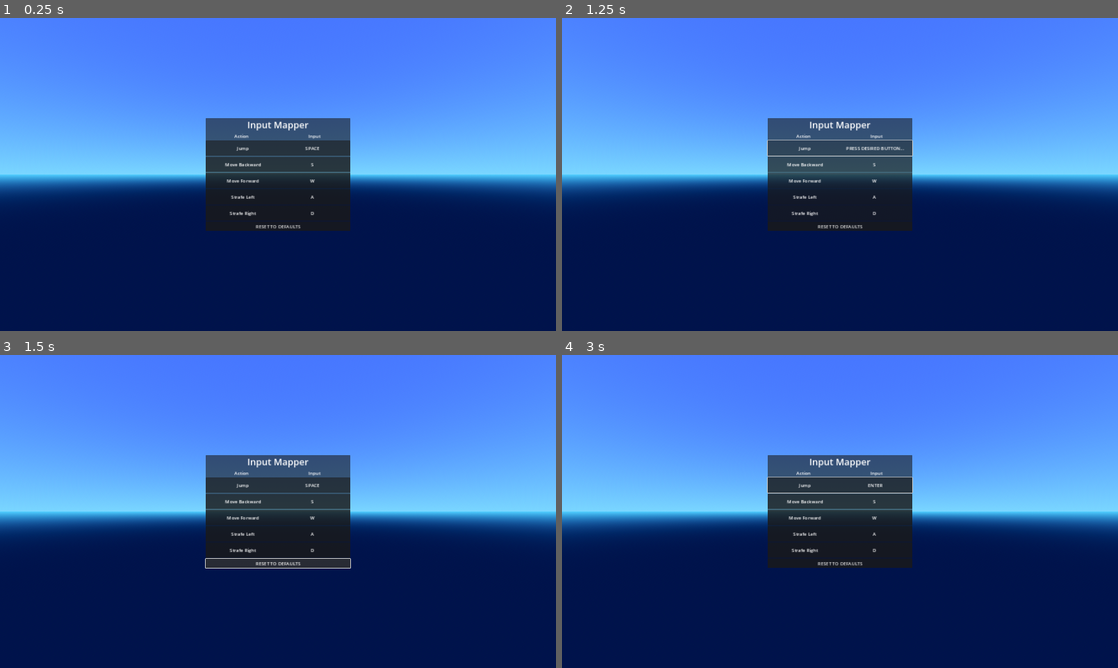
Above: before the commit, frames 1-4 (two rows, left to right).
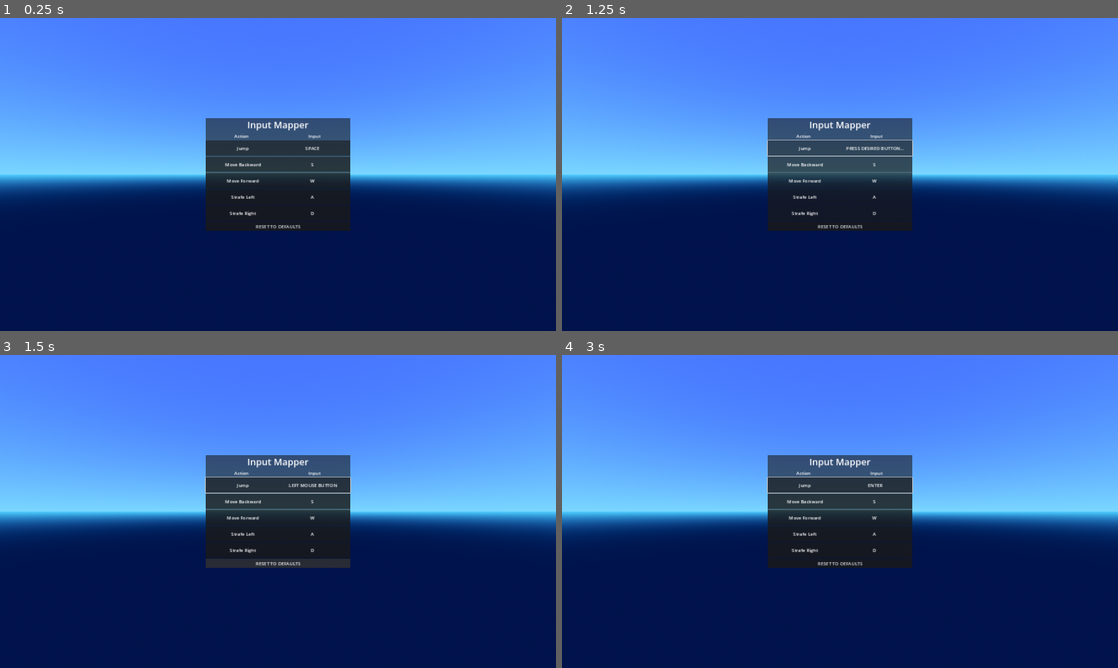
Above: after the commit, the same moments.

Repository: ditherworks/ditherworks_tools
Game: Godot game, scene res://demo/scenes/demo_world.tscn
Same seed, same stepped clock (60 frames per second), same inputs: the game is played once before the commit and once after it.
Inputs (mouse positions are in pixels of both pictures, inside the frame that each line leads up to):
- Up to frame 1 (0.25 s): no input
- Up to frame 2 (1.25 s): click (840, 149) at 0.52 s
- Up to frame 3 (1.5 s): click "RESET TO DEFAULTS" at 1.25 s
- Up to frame 4 (3 s): click (840, 486) at 2.02 s; tap Enter at 2.75 s; move the mouse to (962, 495) at 2.77 s; hold D (move_right) from 2.78 s (still down); hold 0 from 2.78 s (still down); click (962, 495) at 2.92 s

Frames 1-2 are identical in both runs. In frame 3, 0.3% of the frame differs, in the area x 36-64%, y 38-69%; in frame 4, nothing differs.

Commit message:
input mapper
- added mouse buttons to keyboard setups

Diff:
--- a/input_mapper/input_mapper_button.gd
+++ b/input_mapper/input_mapper_button.gd
@@ -31,6 +31,12 @@
 
 	var key := event as InputEventKey
 	if key and key.pressed:
+		if not key.keycode == KEY_ESCAPE:
+			_remap(event)
+		accept_event()
+
+	var mouse := event as InputEventMouseButton
+	if mouse and mouse.pressed and not mouse.double_click:
 		_remap(event)
 		accept_event()
 
@@ -73,5 +79,4 @@
 	_prompt_label.visible = true
 
 	_listening = true
-
 	remap_begin.emit()
